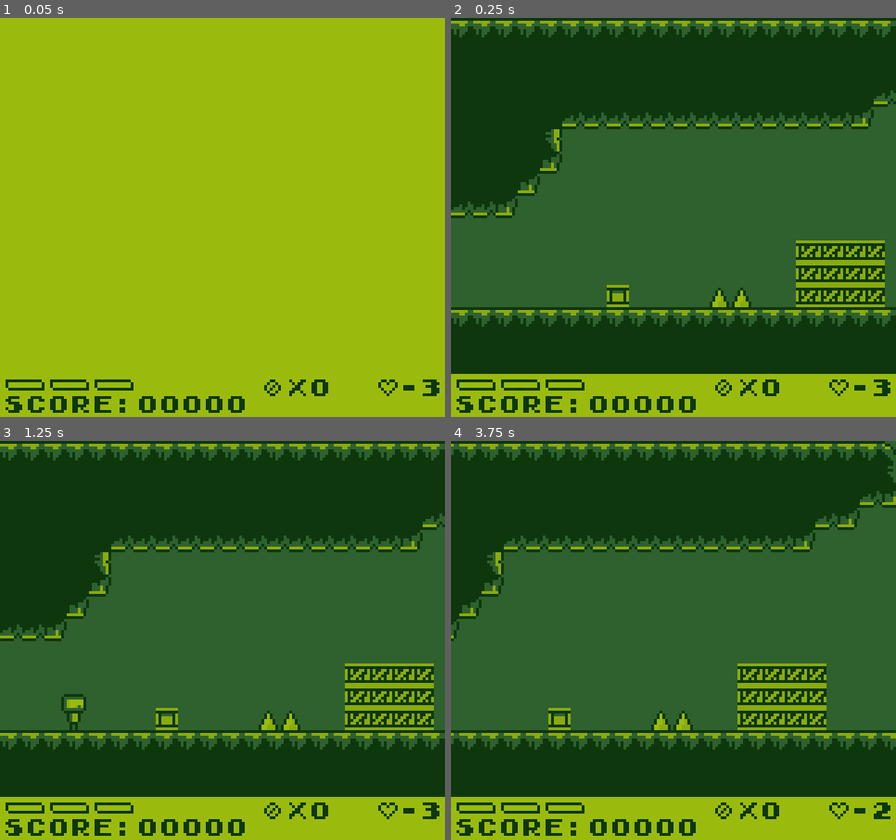
Above: before the commit, frames 1-4 (two rows, left to right).
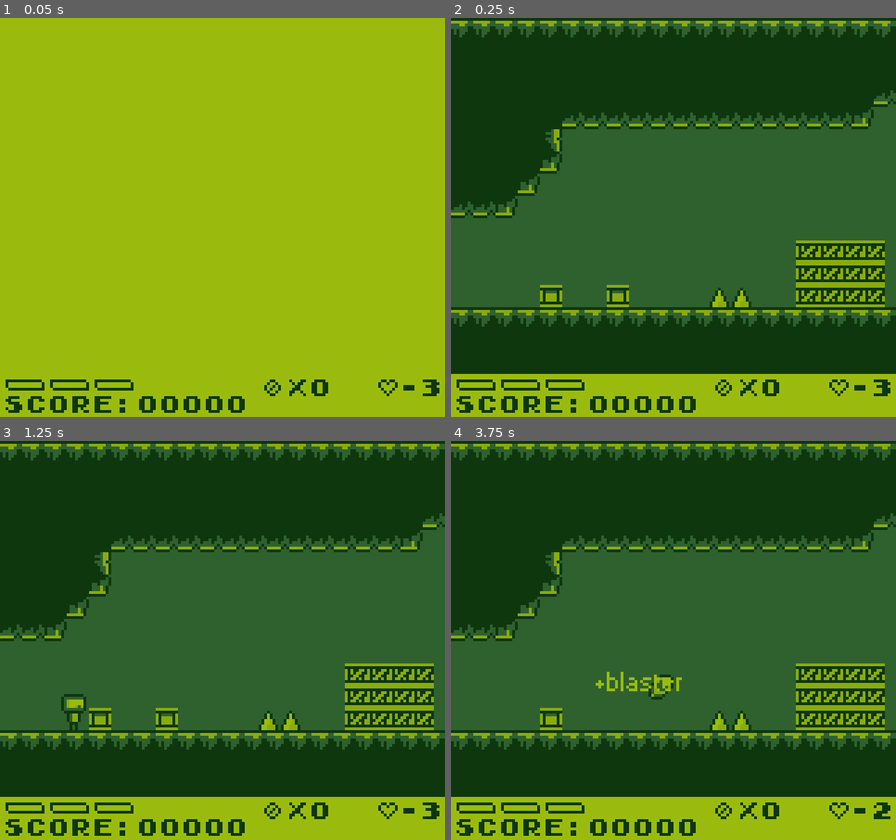
Above: after the commit, the same moments.

Repository: AlanRostem/TurboTrooper
Game: Godot game, scene res://scenes/main/Main.tscn
The game is run twice, just before and just after one commit, with the same random seed, the same clock (stepped at 60 frames per second) and the same inputs. Sound files missing from this copy of the repository are replaced by a short silence.
Inputs:
- Up to frame 1 (0.05 s): no input
- Up to frame 2 (0.25 s): no input
- Up to frame 3 (1.25 s): tap Enter at 0.5 s; hold D (move_right) from 0.53 s (still down); tap S (aim_down) at 0.6 s; tap Space (jump) at 0.77 s
- Up to frame 4 (3.75 s): tap W (aim_up) at 1.35 s; tap Space (jump) at 1.52, 3.02 s; release D (move_right) at 2.03 s; hold A (move_left) 2.03-2.78 s; tap K (fire) at 2.1 s; hold D (move_right) from 2.78 s (still down); tap E (select) at 2.85 s; tap S (aim_down) at 3.6 s

Frame 1 is identical in both runs. In frame 2, 0.3% of the frame differs, in the area x 20-25%, y 66-73%; in frame 3, 0.3%; in frame 4, 16%, in the area x 0-100%, y 0-78%.

Commit message:
Update TestingBombLevel.tscn

Diff:
--- a/project/scenes/game/level/levels/TestingBombLevel.tscn
+++ b/project/scenes/game/level/levels/TestingBombLevel.tscn
@@ -1,12 +1,13 @@
-[gd_scene load_steps=8 format=2]
+[gd_scene load_steps=9 format=2]
 
 [ext_resource path="res://scenes/game/level/level_types/BombLevel.tscn" type="PackedScene" id=1]
 [ext_resource path="res://scenes/game/world/entity/entities/enemy/rodder/Rodder.tscn" type="PackedScene" id=2]
 [ext_resource path="res://scenes/game/world/structure/destructible/WeaponCrate.tscn" type="PackedScene" id=3]
 [ext_resource path="res://scenes/game/world/structure/destructible/Crate.tscn" type="PackedScene" id=4]
-[ext_resource path="res://scenes/game/world/entity/entities/item/collectible_items/weapon/BlasterCollectible.tscn" type="PackedScene" id=5]
+[ext_resource path="res://scenes/game/world/entity/entities/item/collectible_items/weapon/SwordCollectible.tscn" type="PackedScene" id=5]
 [ext_resource path="res://scenes/game/world/environment/LaunchPad.tscn" type="PackedScene" id=6]
 [ext_resource path="res://scenes/game/world/environment/hazards/SpikeHazard.tscn" type="PackedScene" id=7]
+[ext_resource path="res://scenes/game/world/entity/entities/item/collectible_items/weapon/BlasterCollectible.tscn" type="PackedScene" id=8]
 
 [node name="TestingBombLevel" instance=ExtResource( 1 )]
 
@@ -77,14 +78,18 @@
 [node name="SpikeHazard2" parent="GameWorld/Geometry" index="20" instance=ExtResource( 7 )]
 position = Vector2( 104, 100 )
 
+[node name="WeaponCrate" parent="GameWorld/Geometry" index="21" instance=ExtResource( 3 )]
+position = Vector2( 60, 100 )
+__containment_scene = ExtResource( 8 )
+
+[node name="WeaponCrate2" parent="GameWorld/Geometry" index="22" instance=ExtResource( 3 )]
+position = Vector2( 36, 100 )
+__containment_scene = ExtResource( 5 )
+
 [node name="Player" parent="GameWorld/EntityPool" index="0"]
 position = Vector2( -8, 88 )
 
-[node name="WeaponCrate" parent="GameWorld/EntityPool" index="1" instance=ExtResource( 3 )]
-position = Vector2( 60, 100 )
-__containment_scene = ExtResource( 5 )
-
-[node name="Rodder" parent="GameWorld/EntityPool" index="2" instance=ExtResource( 2 )]
+[node name="Rodder" parent="GameWorld/EntityPool" index="1" instance=ExtResource( 2 )]
 position = Vector2( 276, 48 )
 
 [node name="EscapeArea" parent="GameWorld" index="5"]
